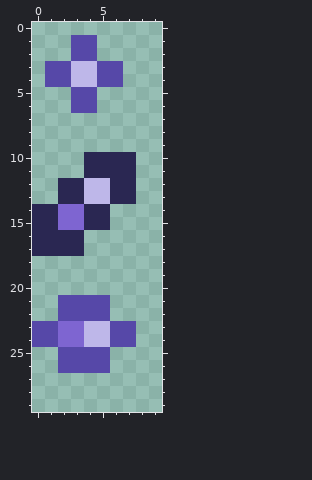
One commit to this pixel-art sprite: Resources/Textures/Dusts/EvilStaff2.png. Above: the version before the commit.
The file is 10x30 pixels.
After the commit:
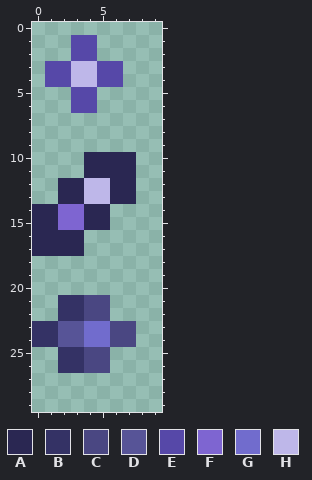
Palette (. is transparent): A #2a2752  B #343265  C #4a4782  D #575497  E #5648a8  F #7e65d1  G #716ccd  H #beb7e9
What changed:
The edit turns colour E into colour B in rows 21 to 22 at x 2 to 3; in rows 23 to 24 at x 0 to 1; in rows 25 to 26 at x 2 to 3.
The edit turns colour E into colour C in rows 21 to 22 at x 4 to 5; in rows 23 to 24 at x 6 to 7; in rows 25 to 26 at x 4 to 5.
The edit turns colour F into colour D in rows 23 to 24 at x 2 to 3.
The edit turns colour H into colour G in rows 23 to 24 at x 4 to 5.
Boxes around the changes in both pictures, in picture pixels (x1, y1, x2, y2):
changed: (32, 295, 136, 373)
